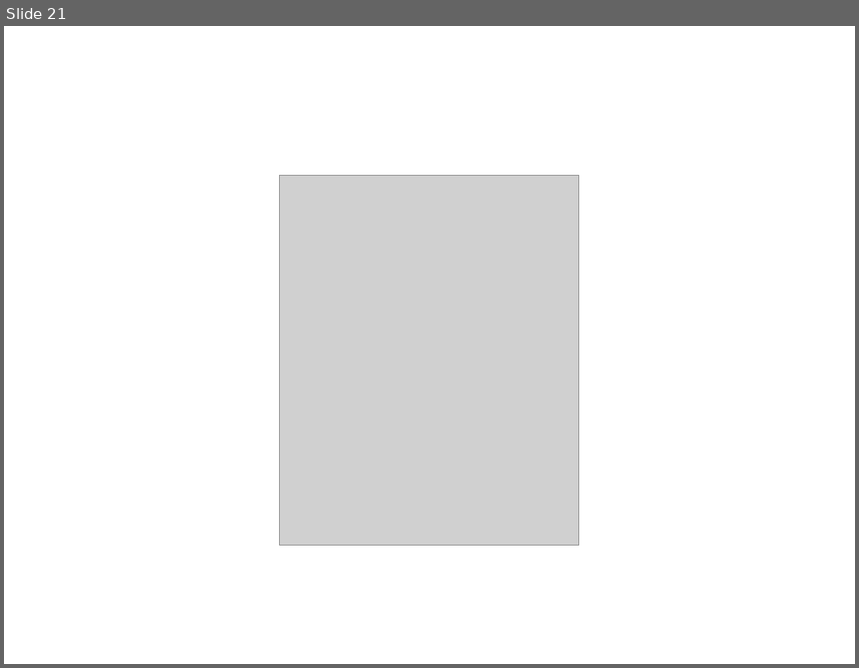
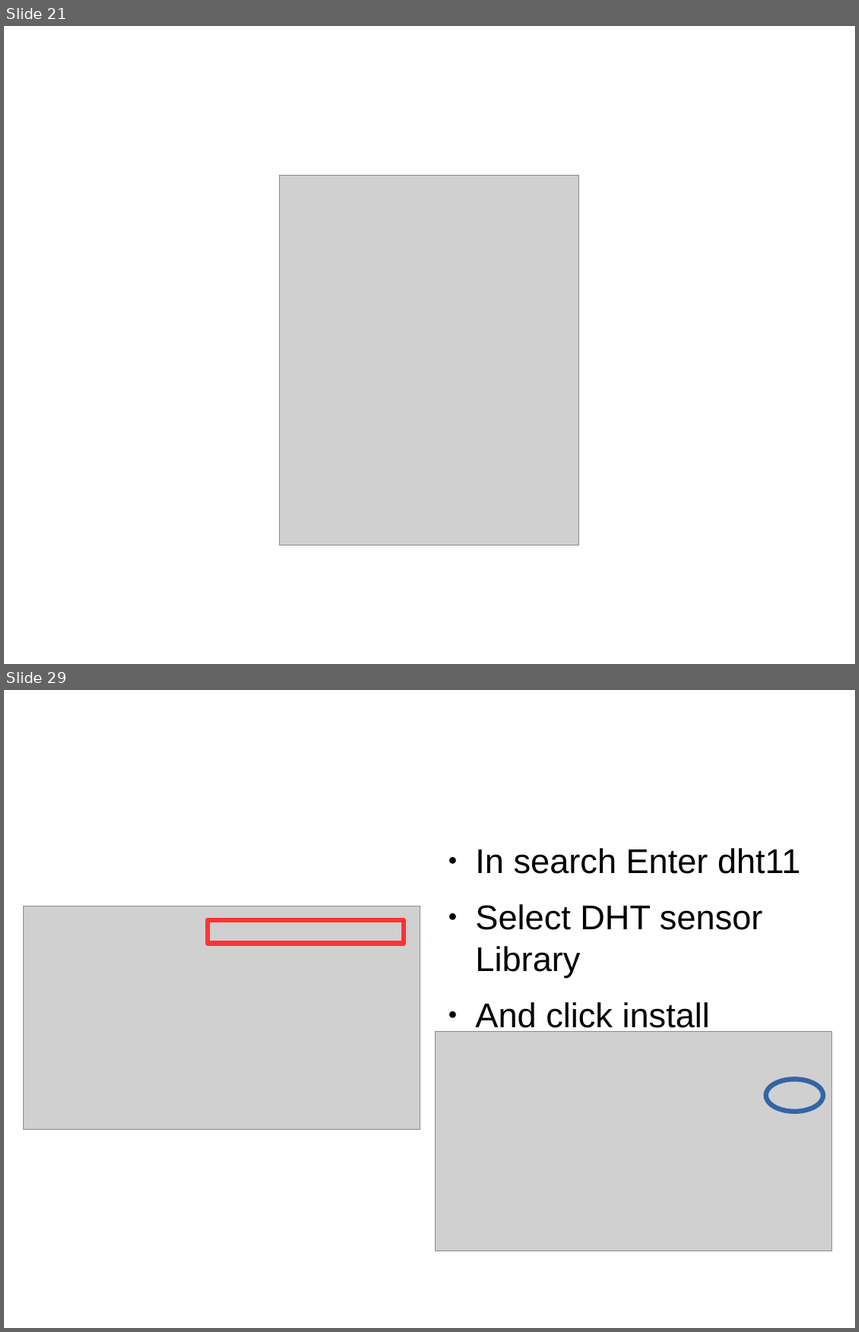
Before and after one commit to dhayanithivijayan/LearnIt, a slide deck: Arduino/DayThree.odp. Shown one above the other, each under a label of ours: slide 21 before the commit, slides 21 and 29 after it; the slides between them are not shown. The pictures are 859x668 and 859x1332 pixels, drawn with LibreOffice and Linux fonts; fonts in the diff are those of the drawing; grey boxes stand for pictures. Boxes give left, top, right and bottom in pixels: in the first picture for what was removed or moved away, otherwise in the second. Text is boxed around its words. In the diff, an @@ line names an element or a change of style, - is before the commit and + after.

```diff
--- a/Arduino/DayThree.odp
+++ b/Arduino/DayThree.odp
@@ slide 29 added at bbox=[4, 690, 855, 1328], background #FFFFFF @@
@@ text added at bbox=[475, 848, 801, 1034], 32 pt, text #000000 @@
+● In search Enter dht11
+● Select DHT sensor Library
+● And click install
@@ picture added at bbox=[23, 907, 421, 1129] @@
@@ rectangle added at bbox=[208, 920, 404, 943], outline #FF3333 4.51 pt @@
@@ picture added at bbox=[436, 1031, 833, 1252] @@
@@ ellipse added at bbox=[766, 1079, 823, 1112], outline #3465A4 4.51 pt @@
```
Also in this commit, not shown: 10 other slides added, 1 slide removed, 16 other files.
